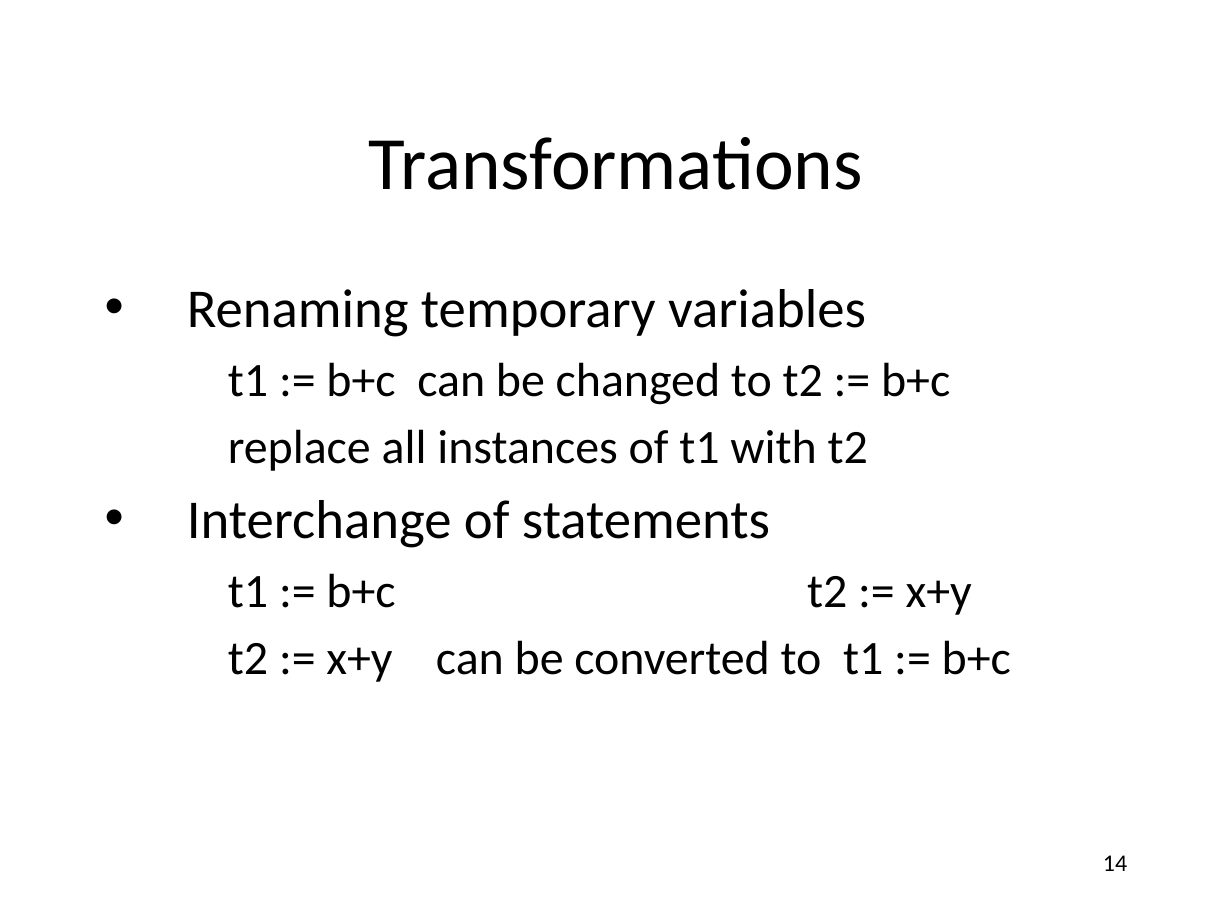
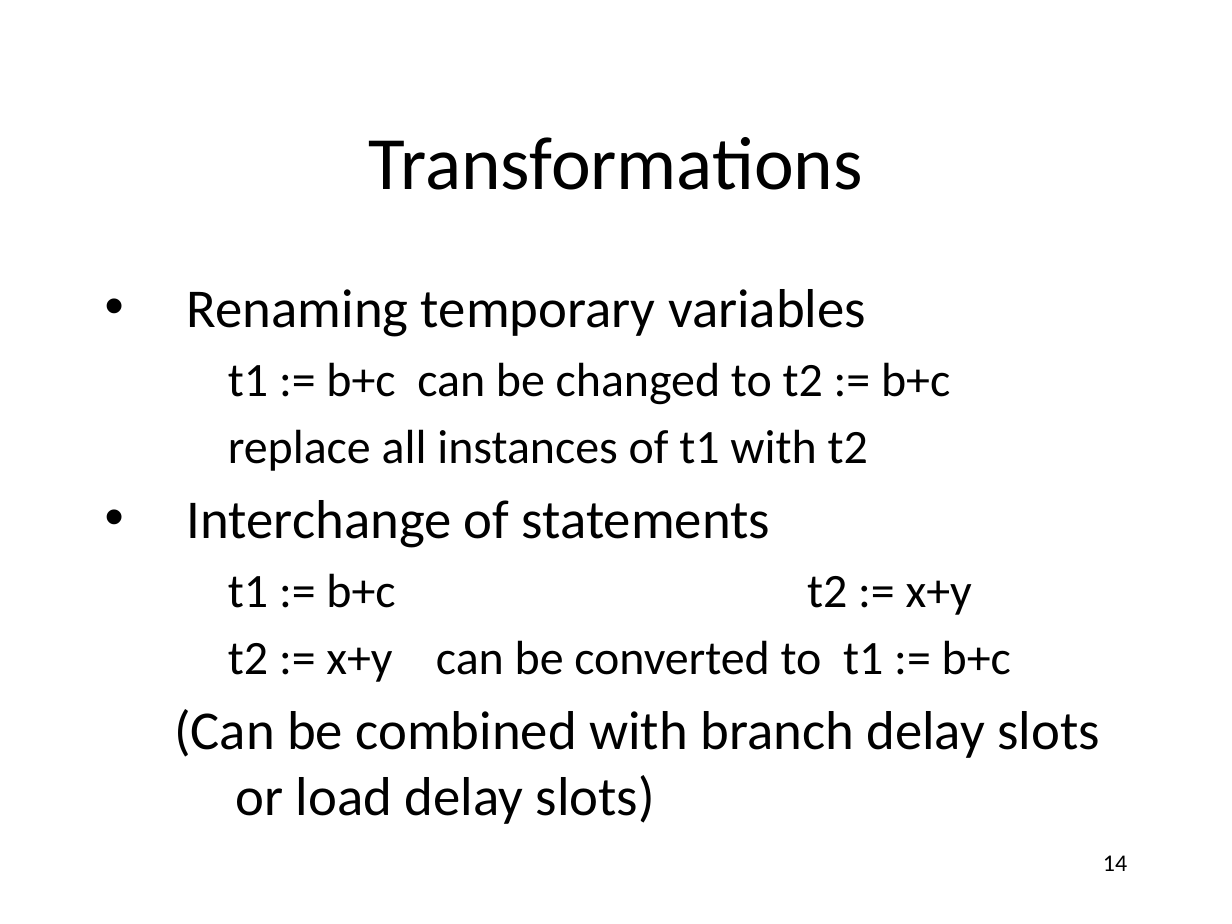
Before and after one commit to anoopsarkar/compilers-class, a slide deck: slide 14 of assets/ppt/opt/opt.pptx. Drawn at 1232x924 pixels with LibreOffice and Linux fonts; fonts in the diff are those of the drawing. Boxes give left, top, right and bottom in pixels: in the first picture for what was removed or moved away, otherwise in the second. Text is boxed around its words. In the diff, an @@ line names an element or a change of style, - is before the commit and + after.

```diff
--- a/assets/ppt/opt/opt.pptx
+++ b/assets/ppt/opt/opt.pptx
@@ text at bbox=[174, 709, 1100, 824]: paragraph added @@
+  (Can be combined with branch delay slots or load delay slots)
```
Also in this commit, not shown: 14 other slides changed, 1 other file.
